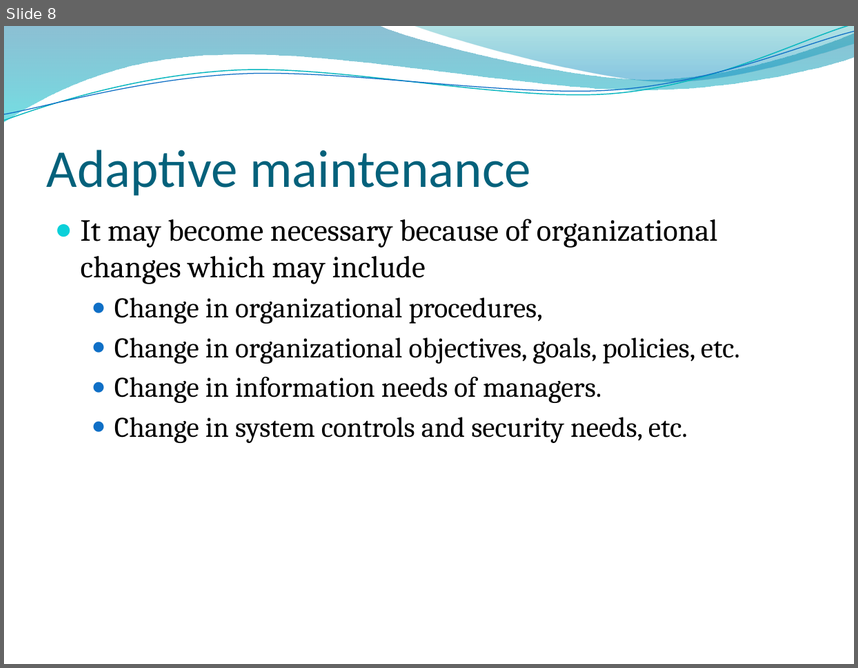
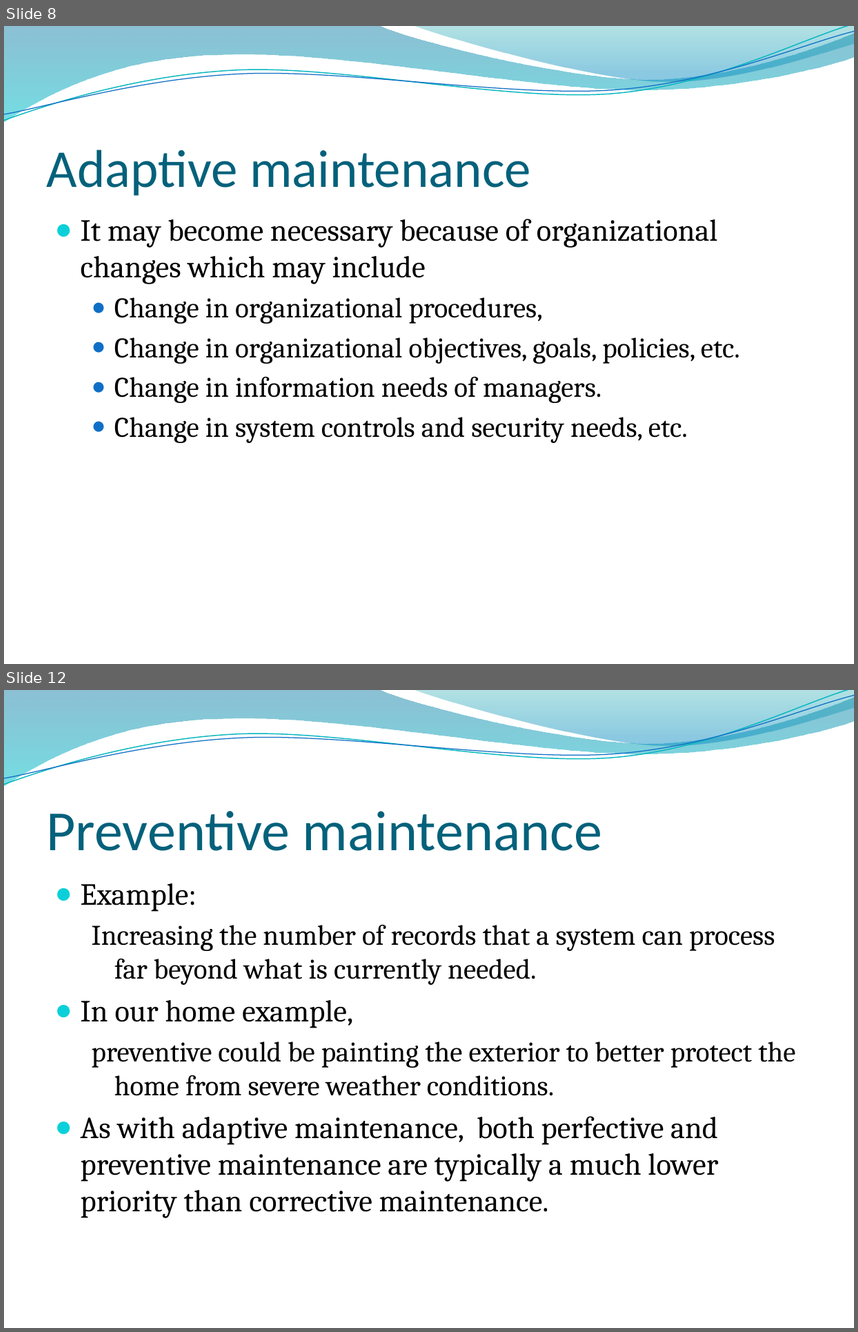
Before and after one commit to samirbaniya/extra, a slide deck: software engineering/Software Maintenance.pptx. Shown one above the other, each under a label of ours: slide 8 before the commit, slides 8 and 12 after it; the slides between them are not shown. The pictures are 858x668 and 858x1332 pixels, drawn with LibreOffice and Linux fonts; fonts in the diff are those of the drawing; background and template pictures are left out. Boxes give left, top, right and bottom in pixels: in the first picture for what was removed or moved away, otherwise in the second. Text is boxed around its words. In the diff, an @@ line names an element or a change of style, - is before the commit and + after.

```diff
--- a/software engineering/Software Maintenance.pptx
+++ b/software engineering/Software Maintenance.pptx
@@ slide 12 added at (4,690,854,1328), background picture (left out); not listed: 4 template elements that a slide beside it also shows @@
@@ title added at (47,811,602,851), 48 pt, text #04617B @@
+Preventive maintenance
@@ text added at (81,883,795,1218), 24 pt, text #000000 @@
+● Example:
+  Increasing the number of records that a system can process far beyond what is currently needed.
+● In our home example,
+  preventive could be painting the exterior to better protect the home from severe weather conditions.
+● As with adaptive maintenance, both perfective and preventive maintenance are typically a much lower priority than corrective maintenance.
```
Also in this commit, not shown: 1 slide changed, 8 other slides added.
